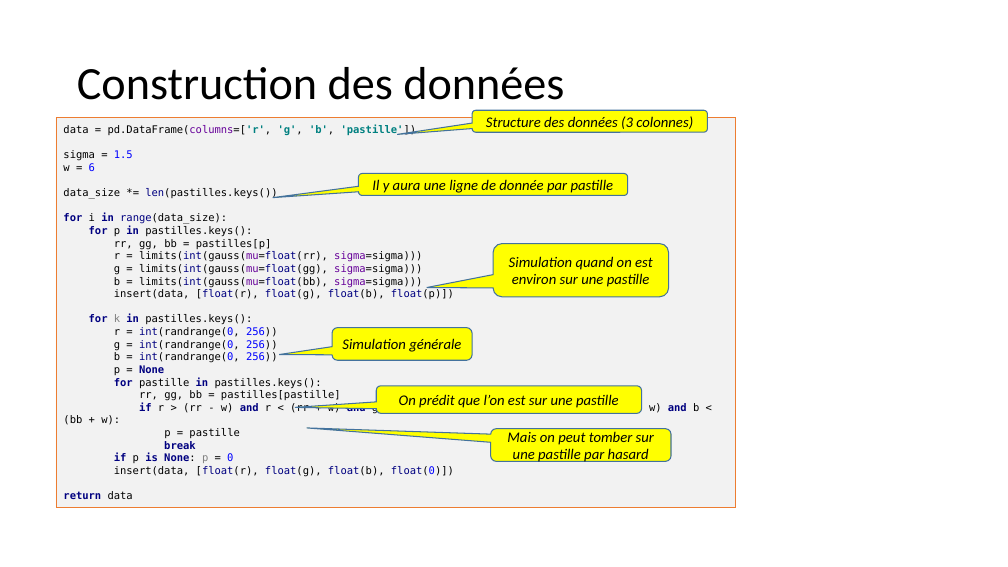
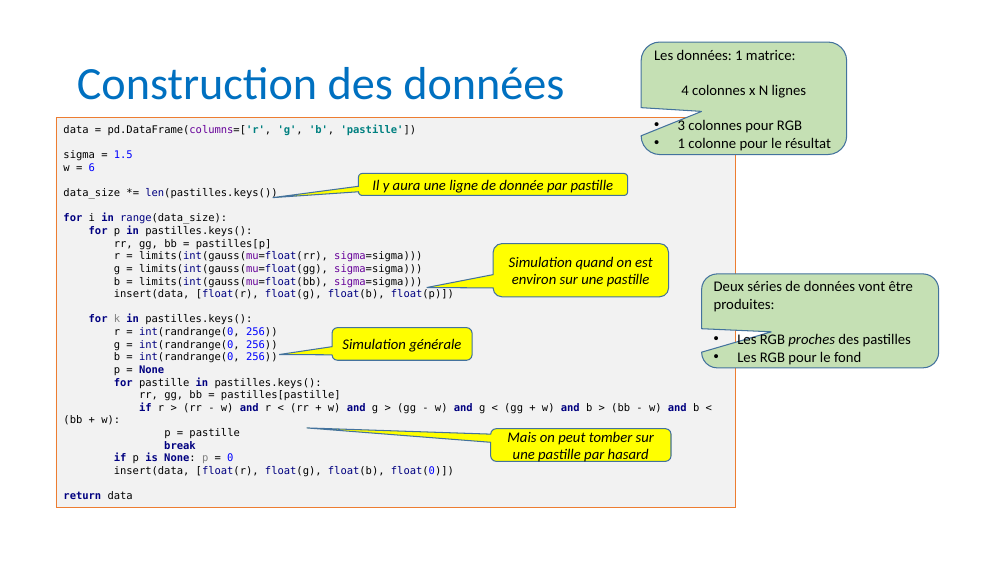
Before and after one commit to anumby-source/RobotServiceJeunesse2023, a slide deck: slide 10 of TCS34725/Apprentissage pour Les pastilles.pptx (slide 7 before the commit). Drawn at 1008x567 pixels with LibreOffice and Linux fonts; fonts in the diff are those of the drawing. Boxes give left, top, right and bottom in pixels: in the first picture for what was removed or moved away, otherwise in the second. Text is boxed around its words. In the diff, an @@ line names an element or a change of style, - is before the commit and + after.

```diff
--- a/TCS34725/Apprentissage pour Les pastilles.pptx
+++ b/TCS34725/Apprentissage pour Les pastilles.pptx
@@ title "Construction des données" at box(77, 49, 732, 100): text colour #000000 to #0070C0 @@
@@ rounded speech box added at box(641, 42, 847, 155), fill #C5E0B4, outline #43739E 1 pt, 14 pt, text #000000 @@
+Les données: 1 matrice:
+4 colonnes x N lignes
+• 3 colonnes pour RGB
+• 1 colonne pour le résultat
@@ rounded speech box removed at box(472, 110, 707, 132) @@
-Structure des données (3 colonnes)
@@ rounded speech box added at box(702, 274, 939, 368), fill #C5E0B4, outline #43739E 1 pt, 14 pt, text #000000 @@
+Deux séries de données vont être produites:
+• Les RGB proches des pastilles
+• Les RGB pour le fond
@@ rounded speech box removed at box(377, 386, 642, 413) @@
-On prédit que l’on est sur une pastille
```
Also in this commit, not shown: 10 other slides changed, 3 slides added, 1 other file.
